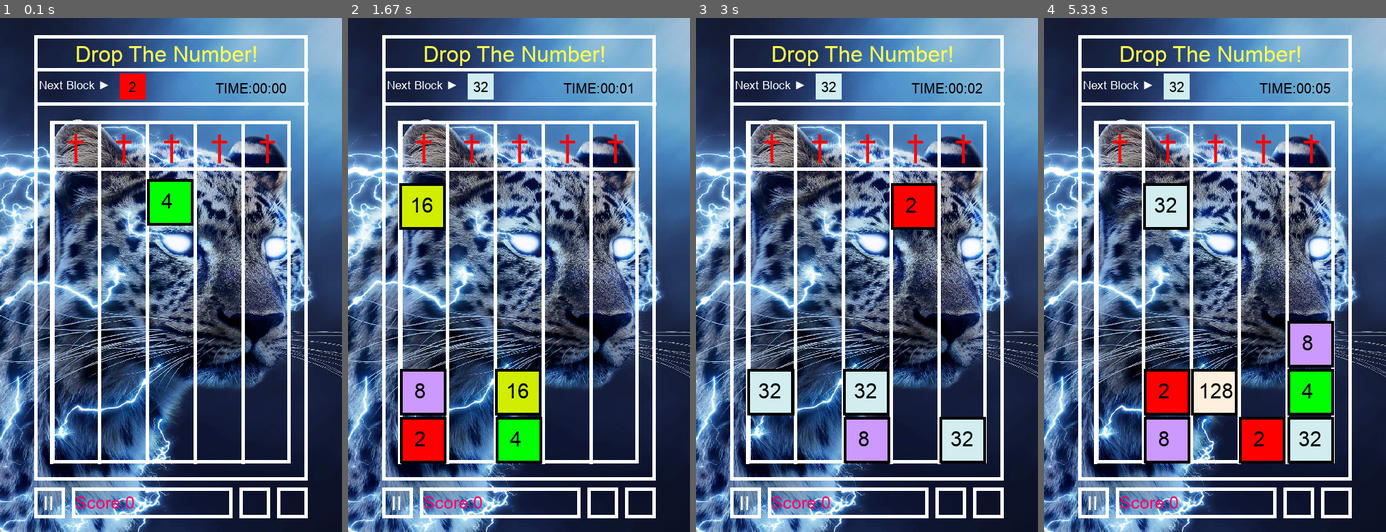
Above: before the commit, frames 1-4 (left to right).
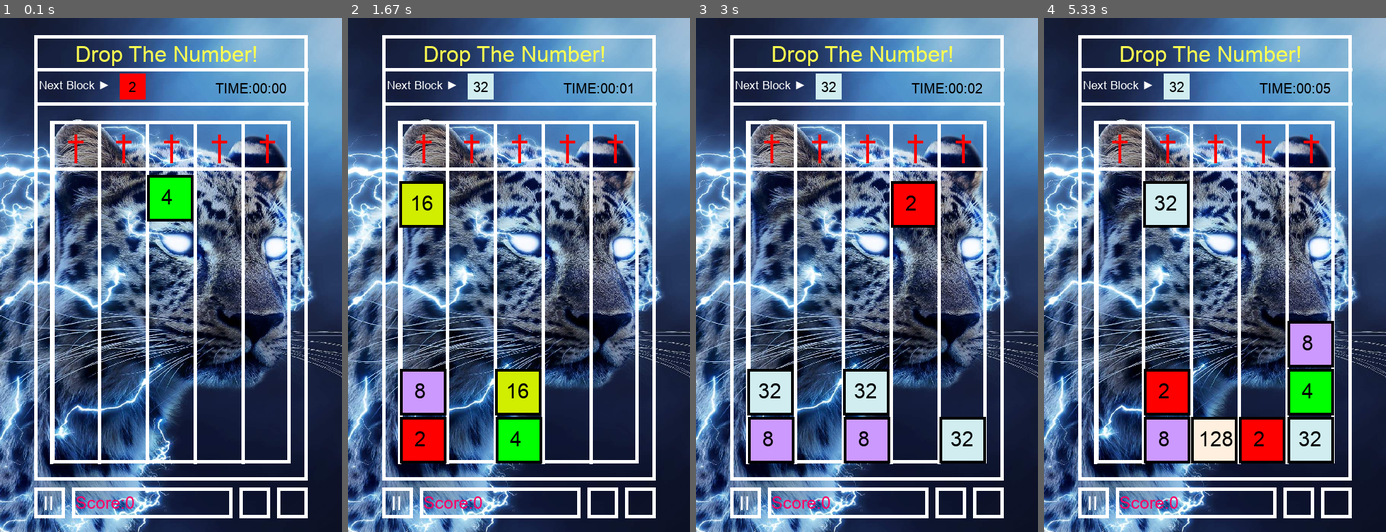
Above: after the commit, the same moments.

Repository: Allen-wa-ng/09170134githw1
Game: pygame game, started from game.py
Two runs of this game, one before a commit and one after it. Both use one fixed random seed, a clock stepped at 60 frames per second and the inputs below.
Inputs (mouse positions are in pixels of both pictures, inside the frame that each line leads up to):
- Up to frame 1 (0.1 s): no input
- Up to frame 2 (1.67 s): click (519, 275) at 0.38 s; click (436, 280) at 0.72 s; click (645, 454) at 1.05 s; click (436, 172) at 1.38 s
- Up to frame 3 (3 s): click (870, 331) at 1.72 s; click (955, 357) at 2.05 s; click (737, 161) at 2.38 s; click (990, 233) at 2.72 s
- Up to frame 4 (5.33 s): click (1334, 377) at 3.05 s; click (1228, 254) at 3.38 s; click (1338, 393) at 3.72 s; click (1307, 331) at 4.05 s; click (1160, 105) at 4.38 s; click (1334, 269) at 4.72 s; click (1150, 151) at 5.05 s

The runs differ from the first frame. In frame 1, 0.4% of the frame differs, in the area x 43-57%, y 30-41%; in frame 2, 0.3%; in frame 3, 1.5%; in frame 4, 2.8%, in the area x 29-57%, y 31-87%.

Commit message:
fix floating blocks

Diff:
--- a/game.py
+++ b/game.py
@@ -19,7 +19,7 @@
 fail = False #The game piont
 
 #Background Music
-pygame.mixer.music.load('let it go.mp3') #let it go.mp3 #mission.mp3
+pygame.mixer.music.load('let it go.ogg') #let it go.mp3 #mission.mp3
 pygame.mixer.music.set_volume(0.5) #set volume
 pygame.mixer.music.play(-1) #-1 => infinite replace
 
@@ -57,6 +57,10 @@
                         del blocks[x-1][y]
                         del blocks[x][y]
                         del blocks[x+1][y]
+                        for i in range(y, 7):
+                            blocks[x-1][i][2] += 70
+                            blocks[x][i][2] += 70
+                            blocks[x+1][i][2] +=70
                         continue
                 #horizontal three shape
                 if x>0 and x+1<len(blocks):
@@ -64,6 +68,9 @@
                         blocks[x][y][0] *= 4
                         del blocks[x-1][y]
                         del blocks[x+1][y]
+                        for i in range(y, 7):
+                            blocks[x-1][i][2] += 70
+                            blocks[x+1][i][2] +=70
                         continue
                 #left and right 7 shape
                 if x>0 and y>0:
@@ -71,12 +78,18 @@
                         blocks[x][y-1][0] *= 4
                         del blocks[x-1][y]
                         del blocks[x][y]
+                        for i in range(y, 7):
+                            blocks[x-1][i][2] += 70
+                            blocks[x][i][2] +=70
                         continue
                 if x+1<len(blocks) and y>0 :
                     if blocks[x][y][0] == blocks[x+1][y][0] and blocks[x][y][0] == blocks[x][y-1][0]:
                         blocks[x][y-1][0] *= 4
                         del blocks[x+1][y]
                         del blocks[x][y]
+                        for i in range(y, 7):
+                            blocks[x+1][i][2] += 70
+                            blocks[x][i][2] +=70
                         continue
             except IndexError:
                 pass
@@ -84,8 +97,11 @@
             if x>0 and x<len(blocks):
                 try:
                     if blocks[x][y][0] == blocks[x-1][y][0]:
+                        print("y is", y)
                         blocks[x][y][0]*=2
                         del blocks[x-1][y]
+                        for i in range(y,7):
+                            blocks[x-1][i][2]+=70
                         continue
                 except IndexError:
                     pass
@@ -206,6 +222,7 @@
 initial()
 n=0
 while Running:
+    sleep(0.02)
     #Upload the screen everytime
     set_background()
     draw()
Not shown, added: requirements.txt
Not shown, added: .game.py.swp
Not shown, added: let it go.ogg
